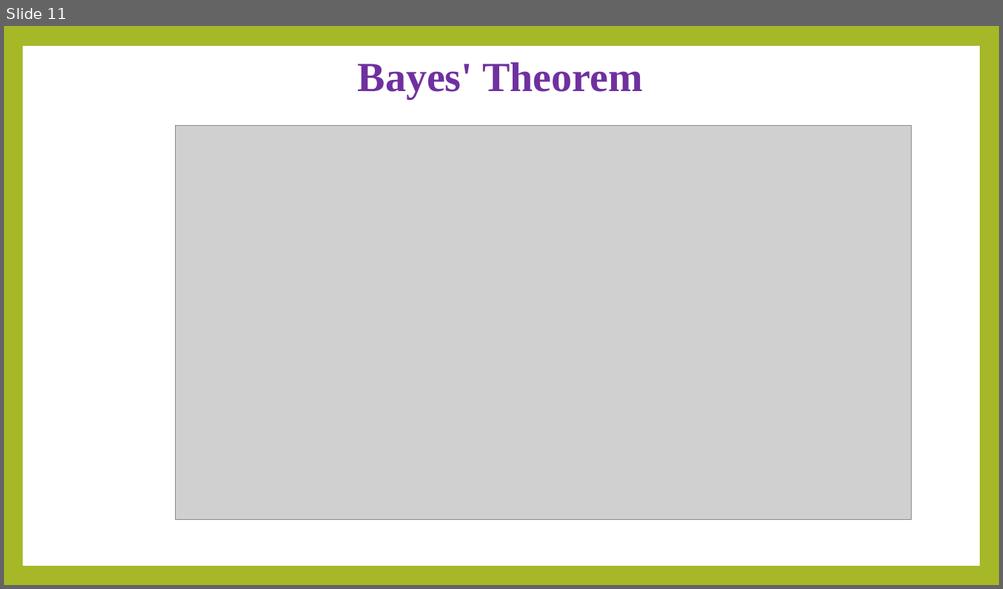
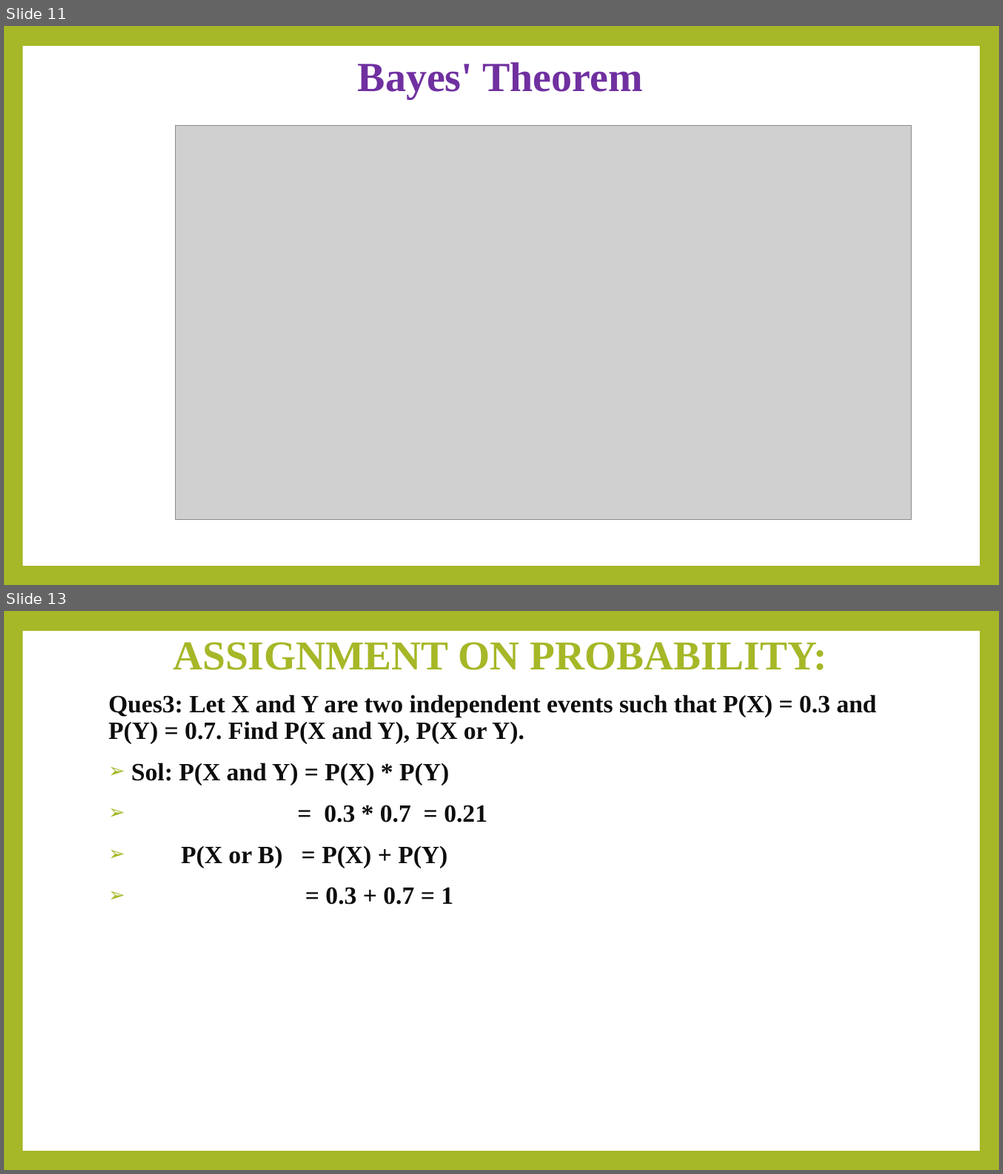
Before and after one commit to Tushar-1998/MathematicsMachineLearning, a slide deck: Probability Assignments..pptx. Shown one above the other, each under a label of ours: slide 11 before the commit, slides 11 and 13 after it; the slides between them are not shown. The pictures are 1003x589 and 1003x1174 pixels, drawn with LibreOffice and Linux fonts; fonts in the diff are those of the drawing; grey boxes stand for pictures. Boxes give left, top, right and bottom in pixels: in the first picture for what was removed or moved away, otherwise in the second. Text is boxed around its words. In the diff, an @@ line names an element or a change of style, - is before the commit and + after.

```diff
--- a/Probability Assignments..pptx
+++ b/Probability Assignments..pptx
@@ slide 13 added at [4,611,999,1170], background #A6B727; not listed: 1 template element that a slide beside it also shows @@
@@ title added at [173,642,827,670], 39.6 pt, text #A6B727, bold @@
+ASSIGNMENT ON PROBABILITY:
@@ text added at [108,695,876,905], 24 pt, text #0D0D0D, bold @@
+Ques3: Let X and Y are two independent events such that P(X) = 0.3 and P(Y) = 0.7. Find P(X and Y), P(X or Y).
+➢ Sol: P(X and Y) = P(X) * P(Y)
+➢ = 0.3 * 0.7 = 0.21
+➢ P(X or B) = P(X) + P(Y)
+➢ = 0.3 + 0.7 = 1
```
Also in this commit, not shown: 1 slide changed, 1 other slide added.
